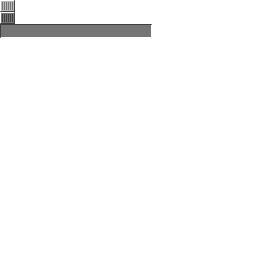
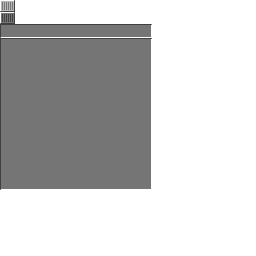
Before/after of a w=256, h=256 layered artwork. What changed in the layer stack:
added layer "research scroll region" above "Scroll trench" over [0, 38, 152, 190]
